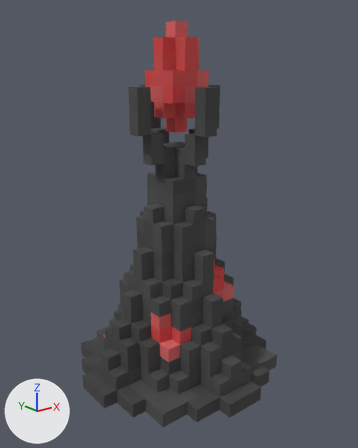
The OBJ model 3d models/Towers/.obj/Mage Tower/Vulcano Mage Tower.obj: old version first, new version second.
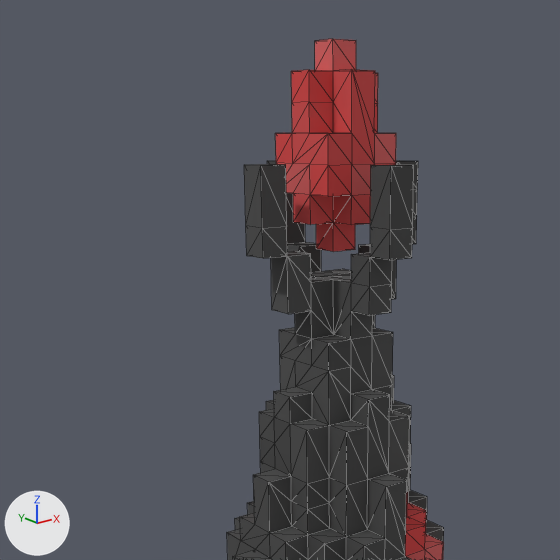
Old and new are each drawn whole from a 50 mm camera at (-2.09, -2.75, 0.21) aimed at (0.04, -0.09, -0.86) and again close up on the part from 0% to 82% of the width and 0% to 66% of the height. The axes (+X, +Y, +Z) are drawn at lower left. The lights are the same throughout. The close-ups show mesh edges as thin lines. Where no turn or scale is listed for an object, it has been applied to the vertices. Vertices at the same position are counted once.

In view in the first close-up: 'Untitled'.
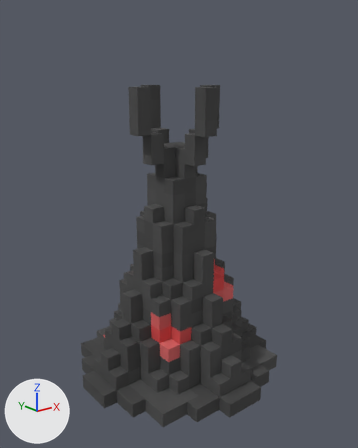
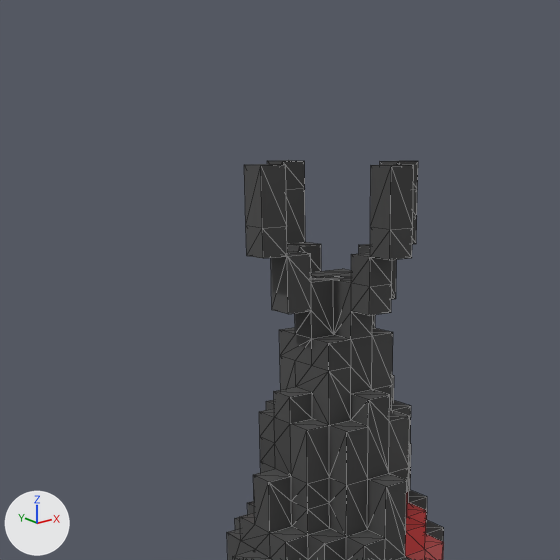
Edits to the bpy script that builds the scene:
```text
Change me_untitled:
    where me_untitled.from_pydata(...)  # 787 vertices, 1566 faces; spans x -0.7..0.8, y -0.8..0.7, z -2.0..0.5
    used by ob_untitled; location = (0.0, 0.0, 0.0)
    me_untitled part 1: the loose piece of 86 vertices spanning x -0.1..0.2, y -0.2..0.1, z -0.2..0.5 is deleted
```

What differs and where, as boxes [x1, y1, x2, y2] in the close-ups (560 x 560 px):
'Untitled', reshaped
    before: [227, 39, 444, 560]
    after: [227, 160, 444, 560]
part 1 of me_untitled, deleted (red)
    before: [275, 39, 396, 252]
